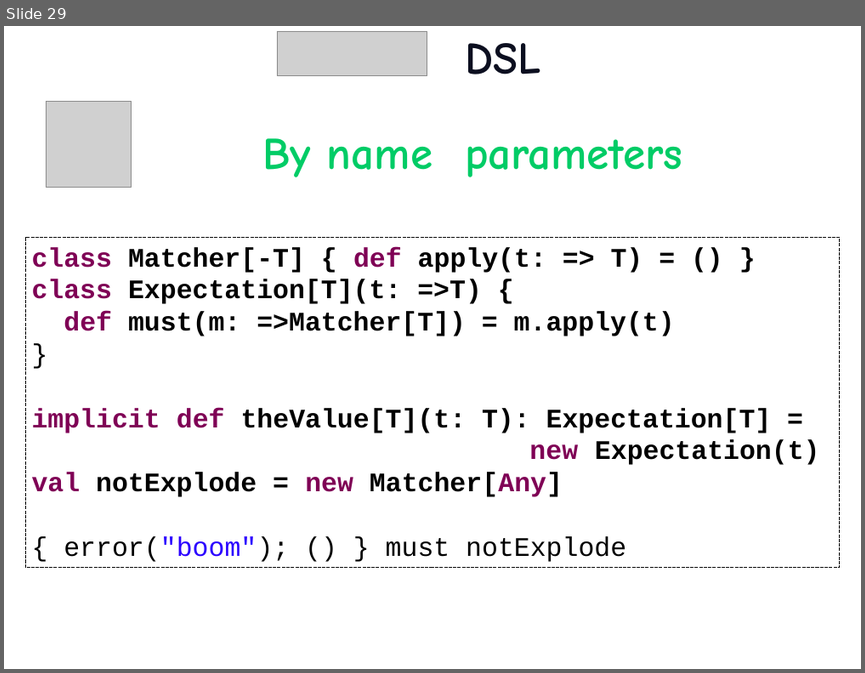
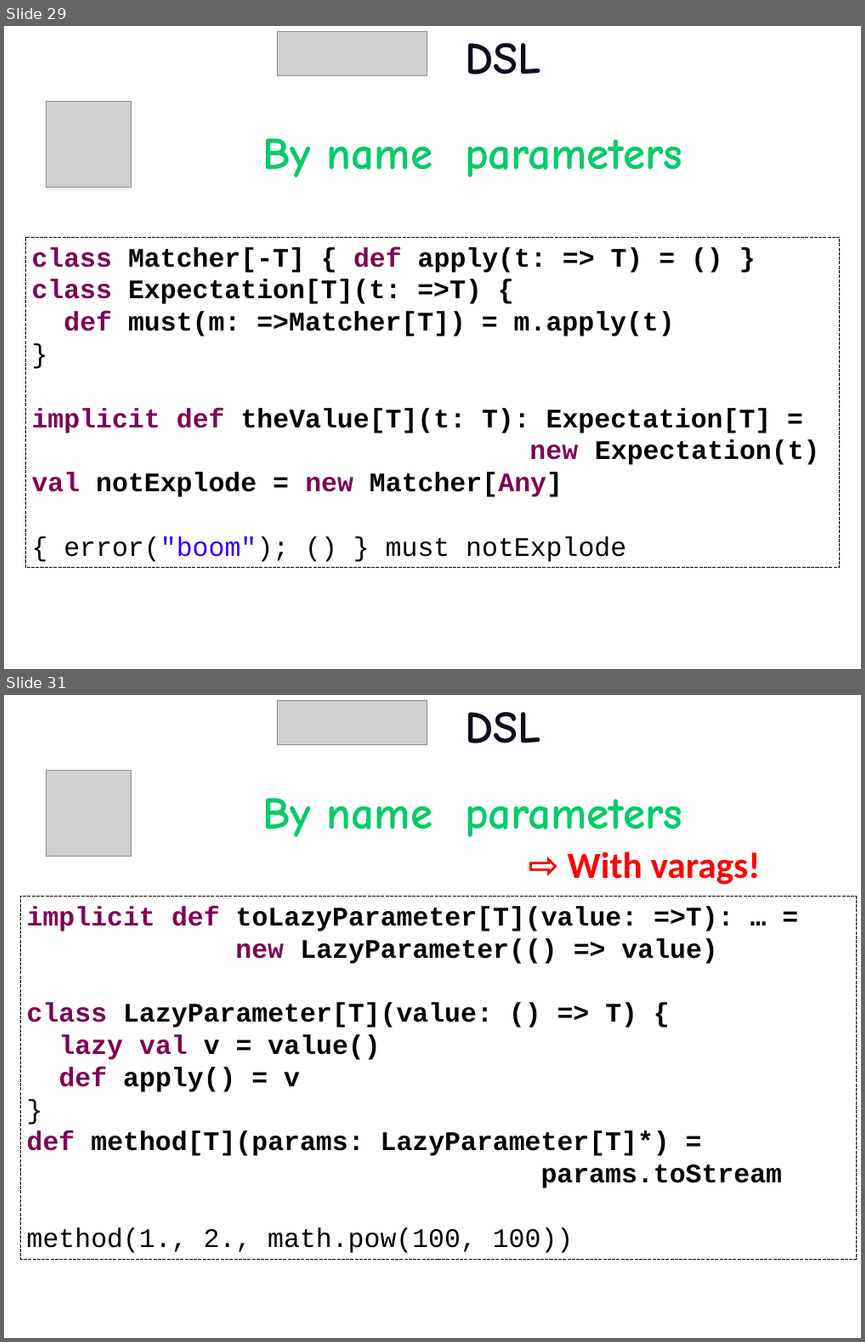
Before and after one commit to etorreborre/oscon-2010, a slide deck: src/main/resources/oscon_2010_specs.pptx. Shown one above the other, each under a label of ours: slide 29 before the commit, slides 29 and 31 after it; the slides between them are not shown. The pictures are 865x673 and 865x1342 pixels, drawn with LibreOffice and Linux fonts; fonts in the diff are those of the drawing; grey boxes stand for pictures; background and template pictures are left out. Boxes give left, top, right and bottom in pixels: in the first picture for what was removed or moved away, otherwise in the second. Text is boxed around its words. In the diff, an @@ line names an element or a change of style, - is before the commit and + after.

Commit message:
more tips on by-name parameters

```diff
--- a/src/main/resources/oscon_2010_specs.pptx
+++ b/src/main/resources/oscon_2010_specs.pptx
@@ slide 31 added at (x1=4, y1=695, x2=861, y2=1338), background picture (left out) @@
@@ picture added at (x1=277, y1=700, x2=427, y2=744) @@
@@ title added at (x1=466, y1=712, x2=541, y2=743), 54 pt, text #0C0F20, bold @@
+DSL
@@ picture added at (x1=46, y1=771, x2=132, y2=856) @@
@@ text added at (x1=262, y1=798, x2=682, y2=837), 54 pt, text #00CC66, bold @@
+By name parameters
@@ text added at (x1=568, y1=851, x2=760, y2=885), 44 pt, text #FF0000, bold @@
+⇨ With varags!
@@ rectangle added at (x1=21, y1=896, x2=856, y2=1259), fill #FFFFFF, outline #000000 0.75 pt dashed, 32 pt, text #000000, bold @@
+implicit def toLazyParameter[T](value: =>T): … =
+new LazyParameter(() => value)
+class LazyParameter[T](value: () => T) {
+lazy val v = value()
+def apply() = v
+}
+def method[T](params: LazyParameter[T]*) =
+params.toStream
+method(1., 2., math.pow(100, 100))
```
Also in this commit, not shown: 2 slides changed, 2 other slides added, 3 other files.
